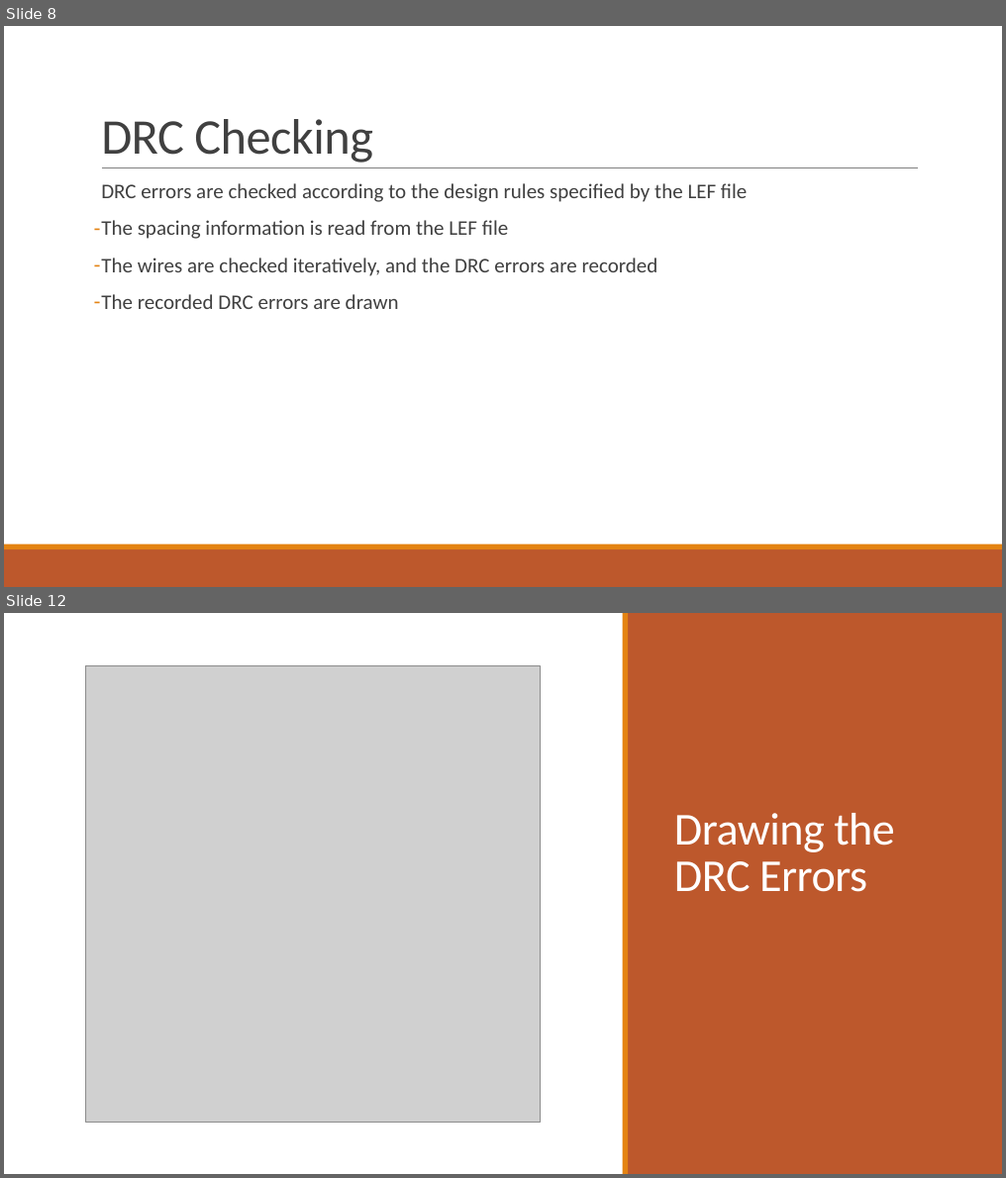
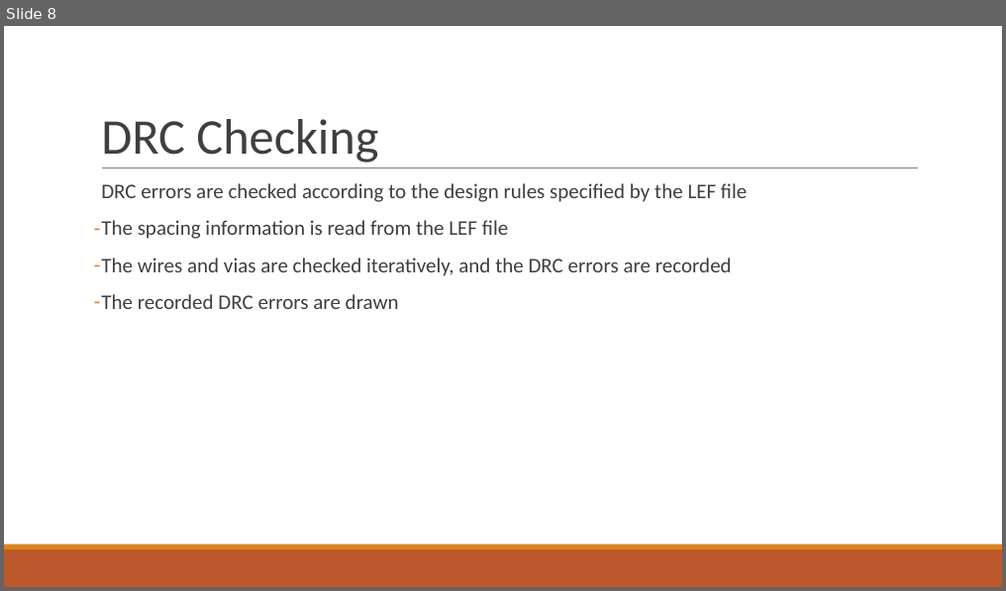
Before and after one commit to AhmedSharaf98/DEF-to-SVG, a slide deck: docs/DEF-LEF to SVG.pptx. Shown one above the other, each under a label of ours: slides 8 and 12 before the commit, slide 8 after it; the slides between them are not shown. The pictures are 1006x1178 and 1006x591 pixels, drawn with LibreOffice and Linux fonts; fonts in the diff are those of the drawing; grey boxes stand for pictures. Boxes give left, top, right and bottom in pixels: in the first picture for what was removed or moved away, otherwise in the second. Text is boxed around its words. In the diff, an @@ line names an element or a change of style, - is before the commit and + after.

```diff
--- a/docs/DEF-LEF to SVG.pptx
+++ b/docs/DEF-LEF to SVG.pptx
@@ slide 12 removed at <box>4,613,1002,1174</box>, background #FFFFFF @@
@@ rectangle removed at <box>4,613,1002,1174</box> @@
@@ rectangle removed at <box>623,613,628,1174</box> @@
@@ rectangle removed at <box>628,613,1002,1174</box> @@
@@ picture removed at <box>85,665,540,1122</box> @@
@@ title removed at <box>674,813,895,892</box> @@
-Drawing the DRC Errors
@@ rectangle removed at <box>4,1137,1002,1174</box> @@
@@ rectangle removed at <box>4,1132,1002,1137</box> @@
@@ slide 8 changed as well @@
@@ title "DRC Checking" at <box>101,119,378,163</box>: text colour #404040 to #3F3F3F, letter spacing -0.5 to 0 pt @@
@@ text at <box>101,183,746,309</box>: text colour #404040 to #3F3F3F in "DRC errors are checked according to the ...", "The spacing information is read from the ...", "The recorded DRC errors are drawn"; indent changed; less space between paragraphs @@
@@ text at <box>101,258,732,276</box>: text changed; text colour #404040 to #3F3F3F @@
-– The wires are checked iteratively, and the DRC errors are recorded
+– The wires and vias are checked iteratively, and the DRC errors are recorded
```
Also in this commit, not shown: 13 other slides changed, 7 slides added, 4 other slides removed.
